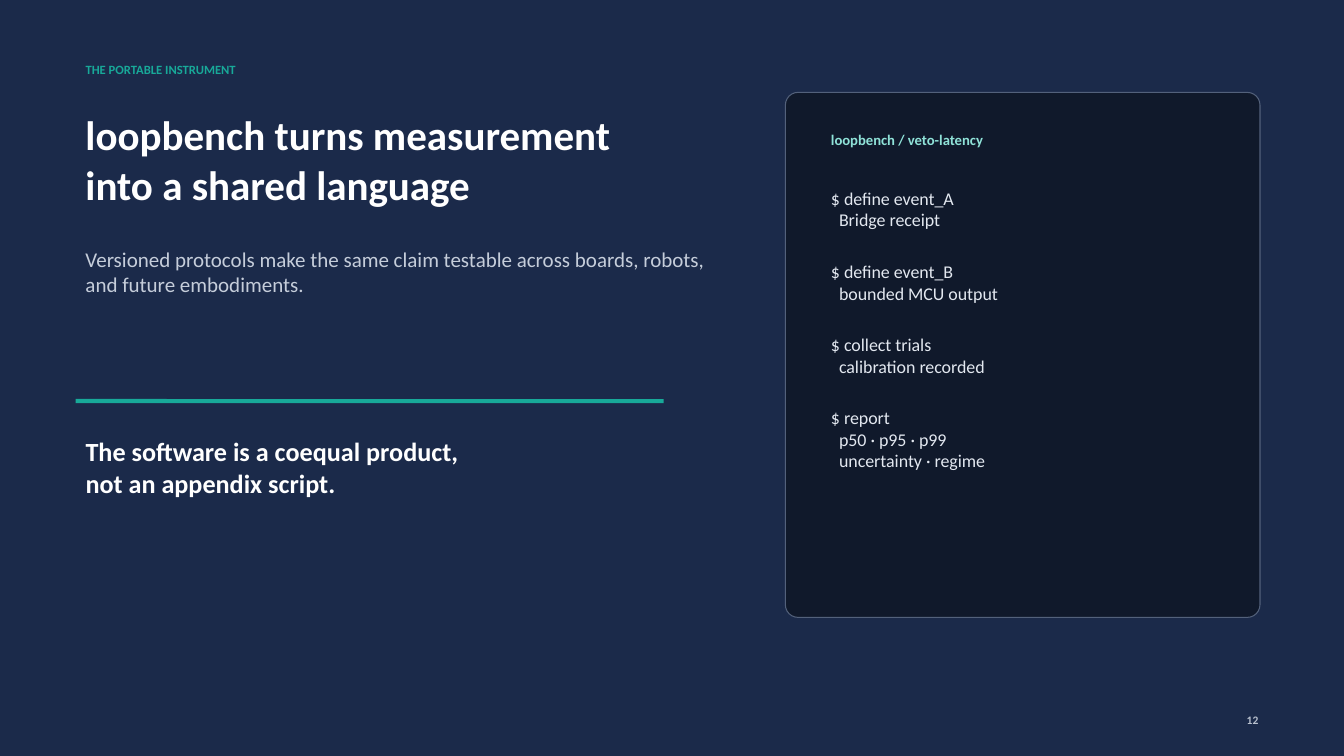
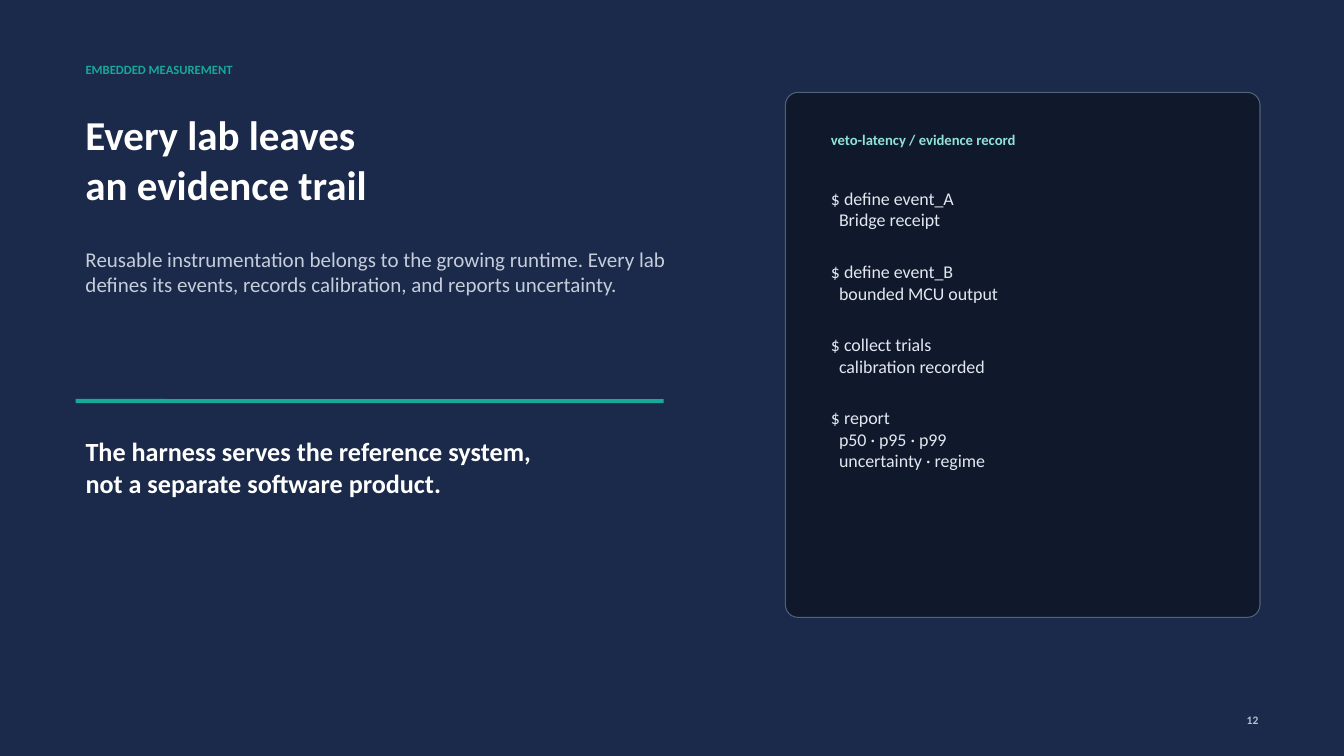
Before and after one commit to harvard-edge/physical-ai, a slide deck: slide 12 of outputs/arduino-qualcomm-physical-ai-engineering-pitch.pptx. Drawn at 1344x756 pixels with LibreOffice and Linux fonts; fonts in the diff are those of the drawing. Boxes give left, top, right and bottom in pixels: in the first picture for what was removed or moved away, otherwise in the second. Text is boxed around its words. In the diff, an @@ line names an element or a change of style, - is before the commit and + after.

Commit message:
Embed measurement in the Physical AI curriculum

```diff
--- a/outputs/arduino-qualcomm-physical-ai-engineering-pitch.pptx
+++ b/outputs/arduino-qualcomm-physical-ai-engineering-pitch.pptx
@@ text at [86, 66, 233, 74]: text changed @@
-THE PORTABLE INSTRUMENT
+EMBEDDED MEASUREMENT
@@ text at [85, 121, 366, 201]: text changed @@
-loopbench turns measurement
-into a shared language
+Every lab leaves
+an evidence trail
@@ text at [831, 134, 1015, 148]: text changed @@
-loopbench / veto-latency
+veto-latency / evidence record
@@ text at [85, 252, 665, 296]: text changed @@
-Versioned protocols make the same claim testable across boards, robots, and future embodiments.
+Reusable instrumentation belongs to the growing runtime. Every lab defines its events, records calibration, and reports uncertainty.
@@ text at [86, 442, 531, 497]: text changed @@
-The software is a coequal product,
-not an appendix script.
+The harness serves the reference system,
+not a separate software product.
```
Also in this commit, not shown: 3 other slides changed, 3 other files.
